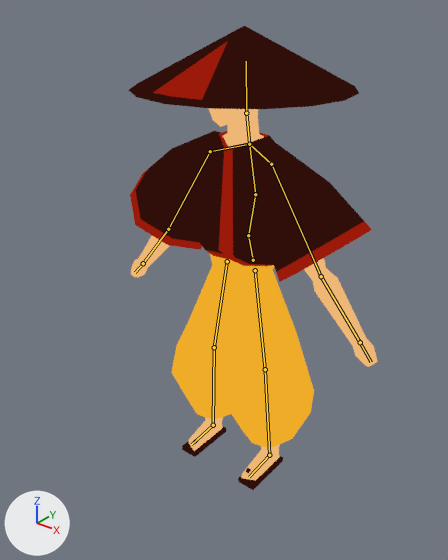
A saved change to the Blender file BlenderModels/Samurai.blend.
The view is the same before and after, from a 50 mm lens placed at (1.51, -2.01, 2.19), pointed at (0.03, -0.16, 1.04). Arrows for +X, +Y and +Z are at lower left; the lights stay in place. The bones that bend it are drawn over the model as lines.

Objects in the first picture: 'Samurai'.
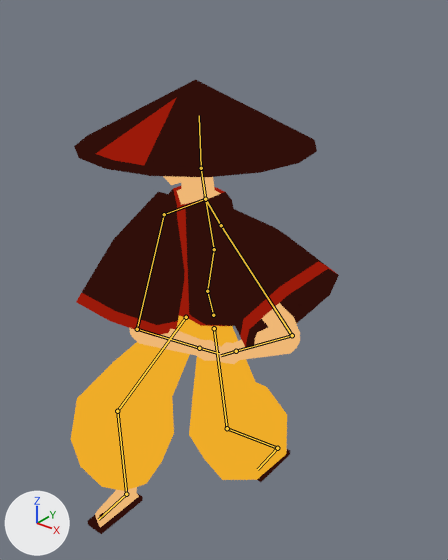
The newer file adds an action. The first version stands in its rest pose; the second is drawn at frame 1 of the action 'Jump'.

What differs and where, as boxes [x1, y1, x2, y2] in the pictures (448 x 560 px):
'Samurai', posed (8% wider): before [129, 26, 377, 490]; after [71, 79, 339, 534]
bone 'Hip', root to tip: before (253, 260) to (248, 235); after (213, 315) to (207, 291)
bone 'Shoulder.L', root to tip: before (249, 144) to (271, 164); after (205, 199) to (221, 225)
bone 'UpperArm.L', root to tip: before (271, 164) to (321, 276); after (221, 225) to (292, 335)
bone 'LowerArm.L', root to tip: before (321, 276) to (360, 342); after (292, 335) to (236, 351)
bone 'Shoulder.R', root to tip: before (249, 144) to (210, 151); after (205, 199) to (164, 214)
bone 'UpperArm.R', root to tip: before (210, 151) to (168, 229); after (164, 214) to (137, 329)
bone 'LowerArm.R', root to tip: before (168, 229) to (143, 263); after (137, 329) to (199, 348)
bone 'LowerLeg.L', root to tip: before (265, 369) to (269, 455); after (227, 428) to (277, 448)
bone 'Foot.L', root to tip: before (269, 455) to (249, 477); after (277, 448) to (257, 469)
bone 'UpperLeg.R', root to tip: before (227, 261) to (214, 347); after (186, 317) to (117, 411)
bone 'LowerLeg.R', root to tip: before (214, 347) to (213, 425); after (117, 411) to (126, 494)

The change in detail:
Bone 'Hip' (bone_hip) moves from (0.0, 0.0, 0.0) to (0.0, -0.078, 0.318).
Bone 'Shoulder.L' (bone_shoulder_l) turns from (0, 0, 0) to (7, -6, -2) degrees about its own x, y and z.
Bone 'UpperArm.L' (bone_upperarm_l) turns from (0, 0, 0) to (-7, 2, 23) degrees about its own x, y and z.
Bone 'LowerArm.L' (bone_lowerarm_l) turns from (0, 0, 0) to (15, 23, -109) degrees about its own x, y and z.
Bone 'Shoulder.R' (bone_shoulder_r) turns from (0, 0, 0) to (35, -7, -9) degrees about its own x, y and z.
Bone 'UpperArm.R' (bone_upperarm_r) turns from (0, 0, 0) to (17, -32, 5) degrees about its own x, y and z.
Bone 'LowerArm.R' (bone_lowerarm_r) turns from (0, 0, 0) to (102, -10, 6) degrees about its own x, y and z.
Bone 'LowerLeg.L' (bone_lowerleg_l) turns from (0, 0, 0) to (-45, 2, -1) degrees about its own x, y and z.
Bone 'Foot.L' (bone_foot_l) turns from (0, 0, 0) to (45, -1, 2) degrees about its own x, y and z.
Bone 'UpperLeg.R' (bone_upperleg_r) turns from (0, 0, 0) to (47, 7, 3) degrees about its own x, y and z.
Bone 'LowerLeg.R' (bone_lowerleg_r) turns from (0, 0, 0) to (-48, -3, 1) degrees about its own x, y and z.
